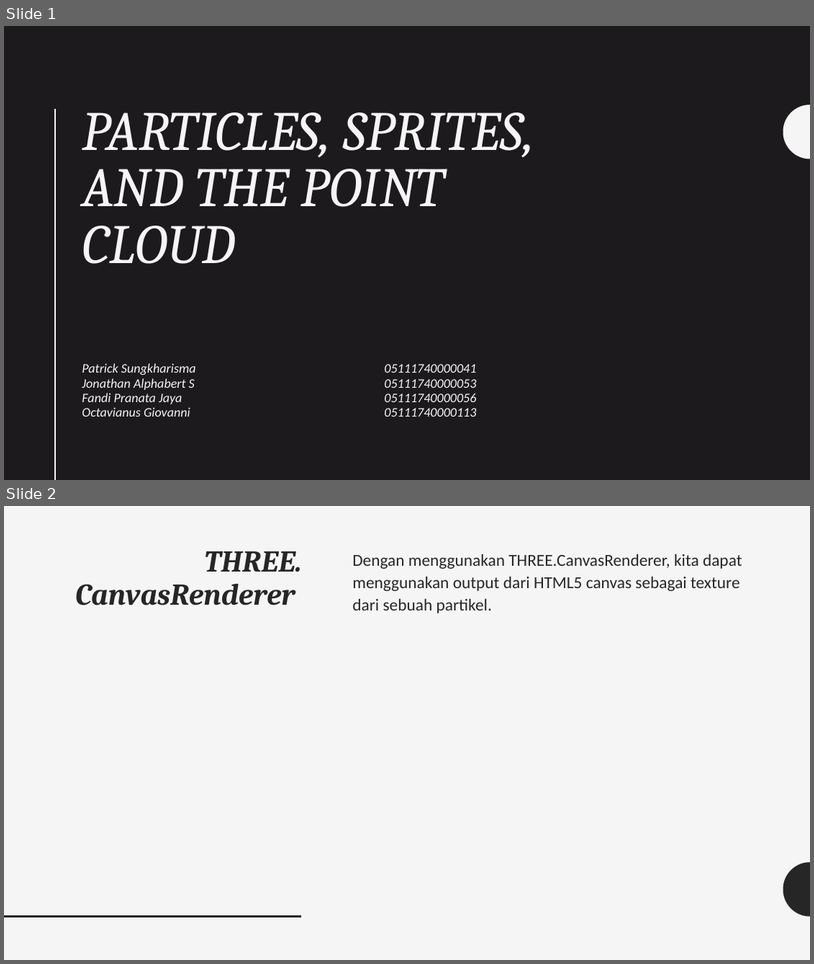
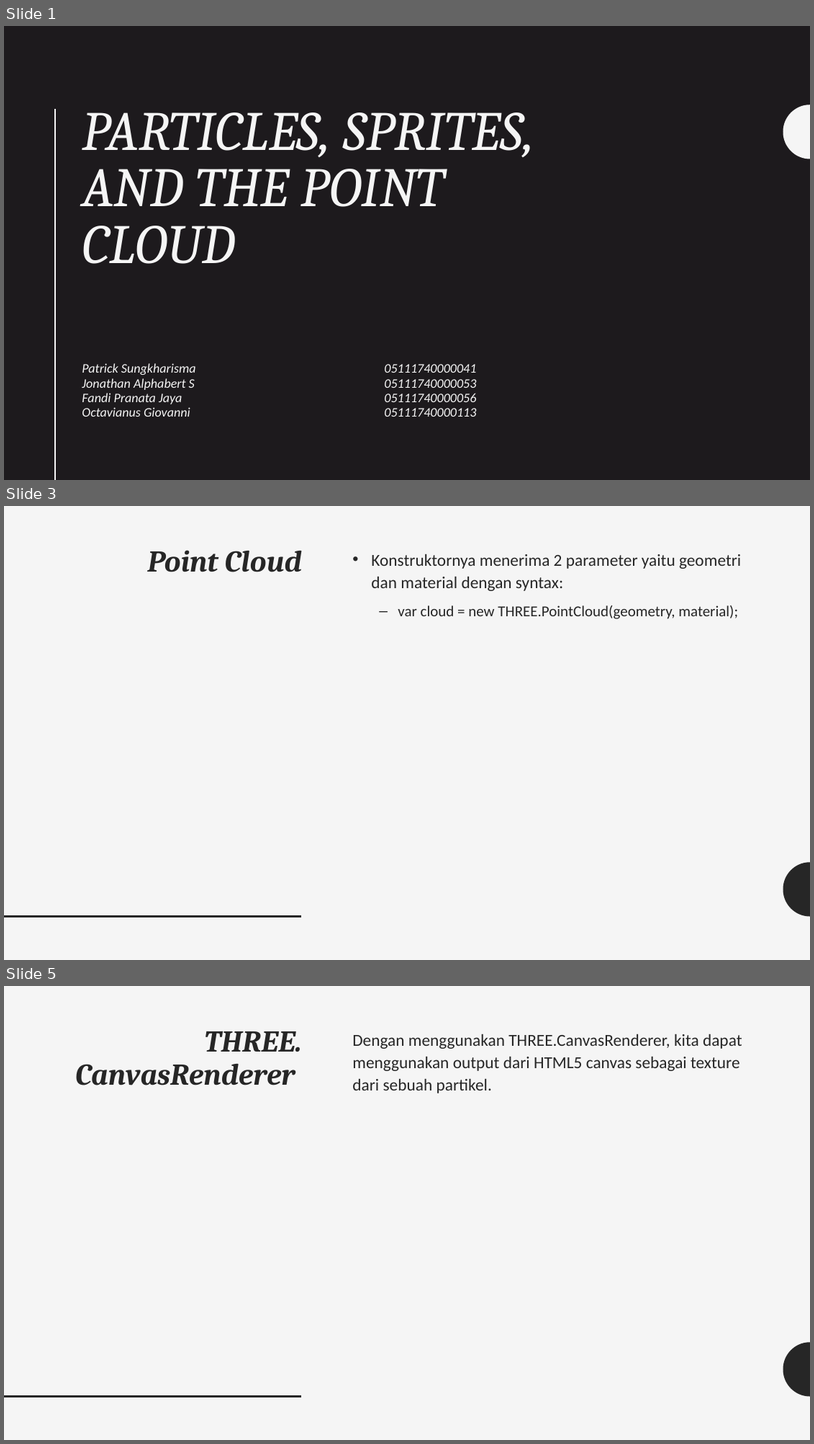
Before and after one commit to grafkom-d-if-its-2019/threejs-presentation-yolo, a slide deck: presentation/Particles, Sprites, and the Point Cloud.pptx. Shown one above the other, each under a label of ours: slides 1 and 2 before the commit, slides 1, 3 and 5 after it; the slides between them are not shown. The pictures are 814x964 and 814x1444 pixels, drawn with LibreOffice and Linux fonts; fonts in the diff are those of the drawing. Boxes give left, top, right and bottom in pixels: in the first picture for what was removed or moved away, otherwise in the second. Text is boxed around its words. In the diff, an @@ line names an element or a change of style, - is before the commit and + after.

```diff
--- a/presentation/Particles, Sprites, and the Point Cloud.pptx
+++ b/presentation/Particles, Sprites, and the Point Cloud.pptx
@@ slide 3 added at [4, 506, 810, 960], background #F5F5F5; not listed: 2 template elements that a slide beside it also shows @@
@@ title added at [147, 550, 302, 572], 36 pt, text #262626, bold, italic @@
+Point Cloud
@@ text added at [371, 554, 741, 619], 20 pt, text #262626 @@
+• Konstruktornya menerima 2 parameter yaitu geometri dan material dengan syntax:
+  – var cloud = new THREE.PointCloud(geometry, material);
@@ what was slide 2 is now slide 5 @@
```
Also in this commit, not shown: 3 slides changed, 4 other slides added, 1 slide removed.
